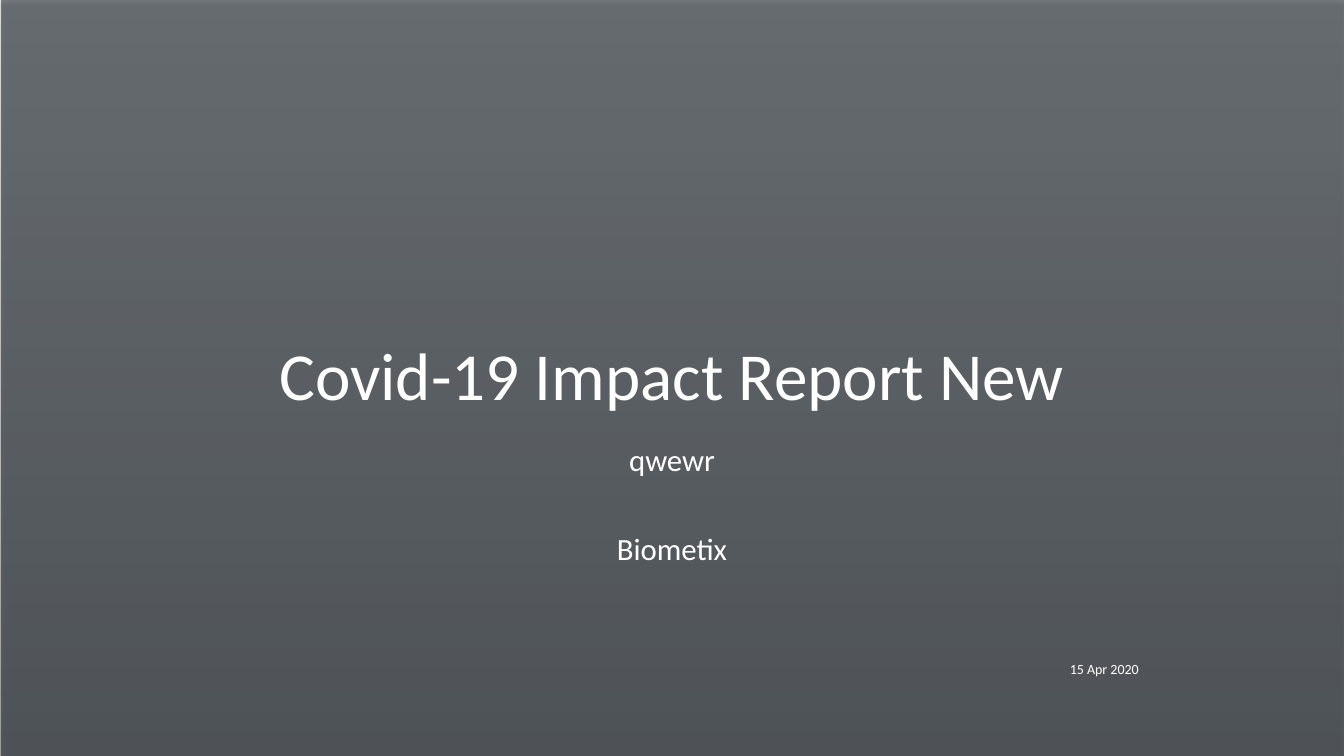
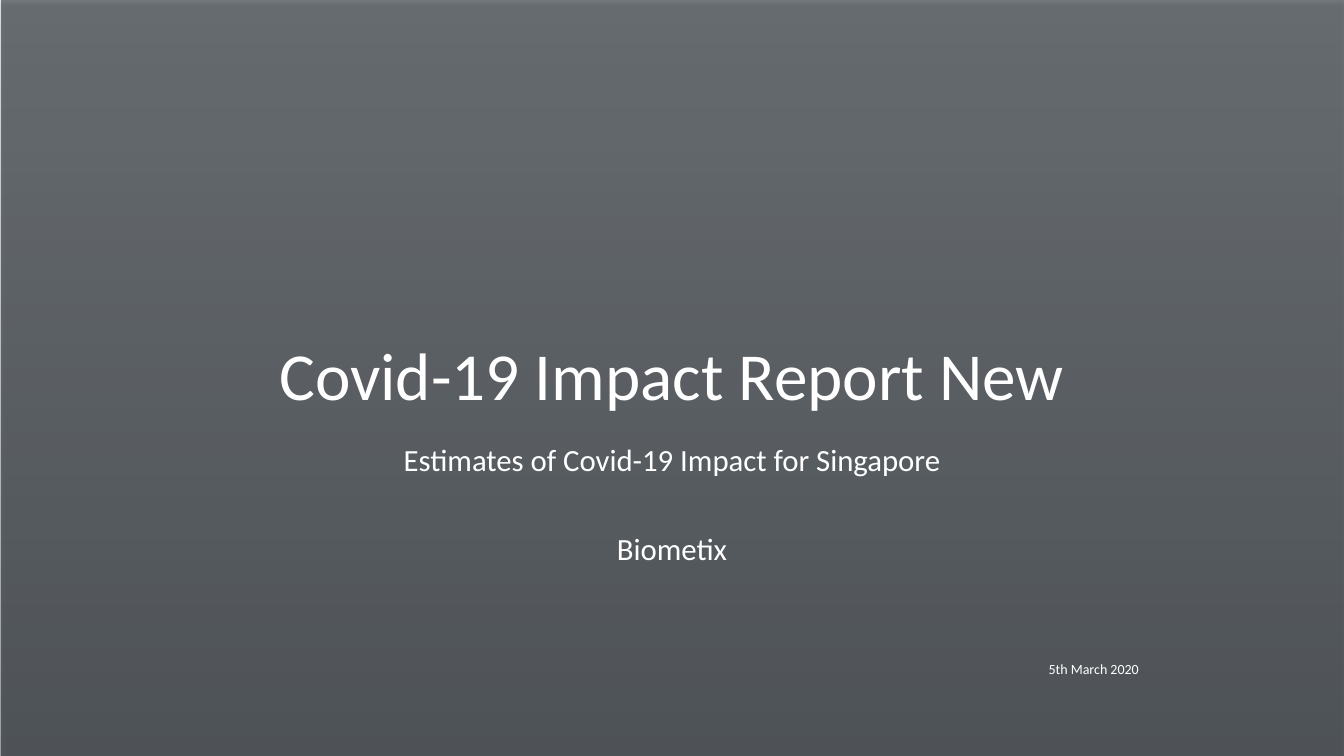
Before and after one commit to ted-dunstone/reports, a slide deck: slide 1 of covid19/presentation.pptx. Drawn at 1344x756 pixels with LibreOffice and Linux fonts; fonts in the diff are those of the drawing; background and template pictures are left out. Boxes give left, top, right and bottom in pixels: in the first picture for what was removed or moved away, otherwise in the second. Text is boxed around its words. In the diff, an @@ line names an element or a change of style, - is before the commit and + after.

```diff
--- a/covid19/presentation.pptx
+++ b/covid19/presentation.pptx
@@ subtitle at (404, 449, 940, 560): text changed @@
-qwewr
-Biometix
+Estimates of Covid-19 Impact for Singapore
+Biometix
@@ text at (1049, 664, 1138, 674): text changed @@
-15 Apr 2020
+5th March 2020
```
Also in this commit, not shown: 1 other slide changed, 35 other files.
